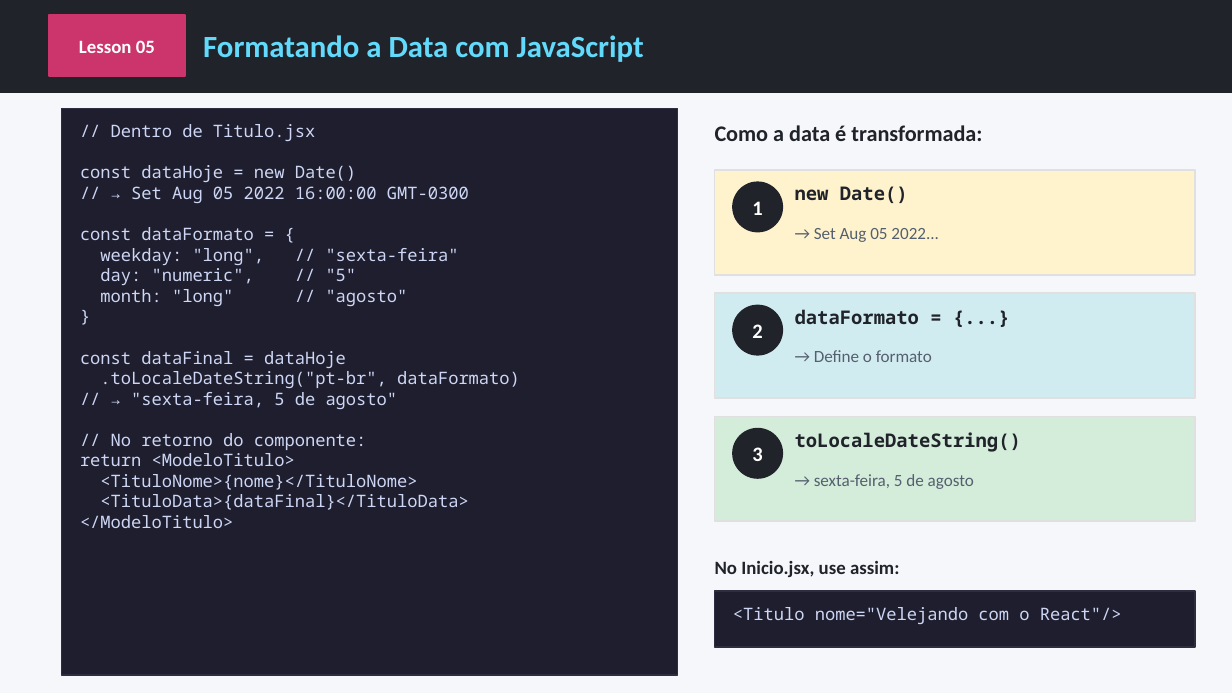
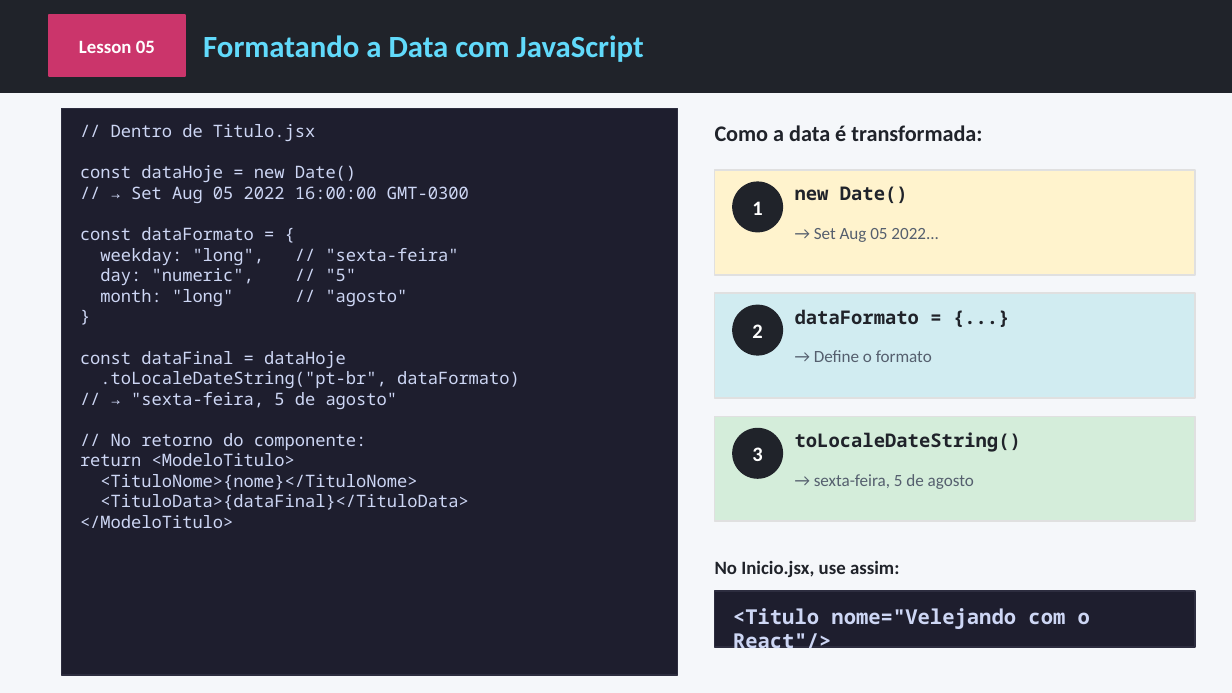
Before and after one commit to AlunosSuper/aula3React, a slide deck: slide 9 of react-aula3.pptx (slide 8 before the commit). Drawn at 1232x693 pixels with LibreOffice and Linux fonts; fonts in the diff are those of the drawing. Boxes give left, top, right and bottom in pixels: in the first picture for what was removed or moved away, otherwise in the second. Text is boxed around its words. In the diff, an @@ line names an element or a change of style, - is before the commit and + after.

```diff
--- a/react-aula3.pptx
+++ b/react-aula3.pptx
@@ text "<Titulo nome="Velejando com o React"/>" at [733,608,1090,655]: size 10 to 12 pt, bold on @@
```
Also in this commit, not shown: 11 other slides changed, 1 slide added, 8 other files.
